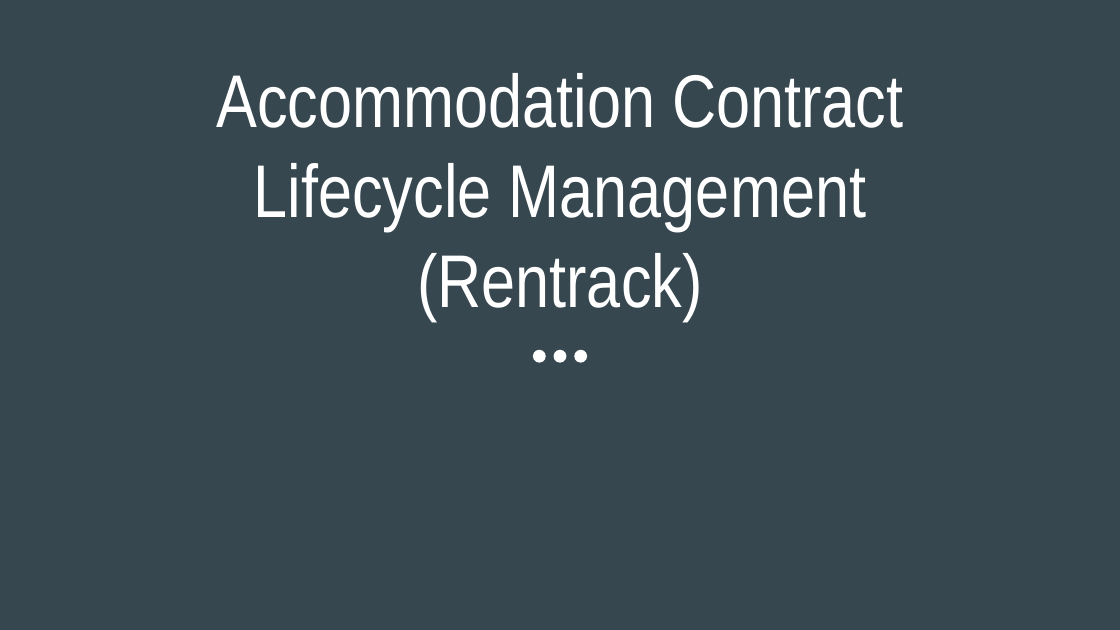
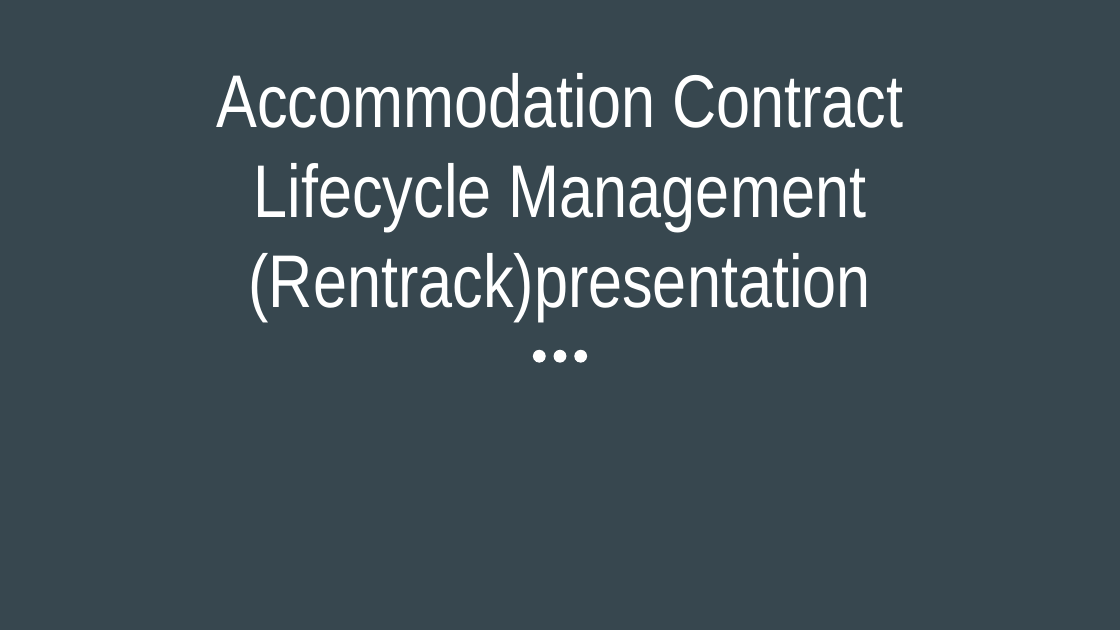
Before and after one commit to rentrack/Rentrack-Repository, a slide deck: slide 1 of FYP First Evaluation.pptx. Drawn at 1120x630 pixels with LibreOffice and Linux fonts; fonts in the diff are those of the drawing. Boxes give left, top, right and bottom in pixels: in the first picture for what was removed or moved away, otherwise in the second. Text is boxed around its words. In the diff, an @@ line names an element or a change of style, - is before the commit and + after.

```diff
--- a/FYP First Evaluation.pptx
+++ b/FYP First Evaluation.pptx
@@ title at [249, 253, 871, 320]: text changed @@
-(Rentrack)
+(Rentrack)presentation
```
